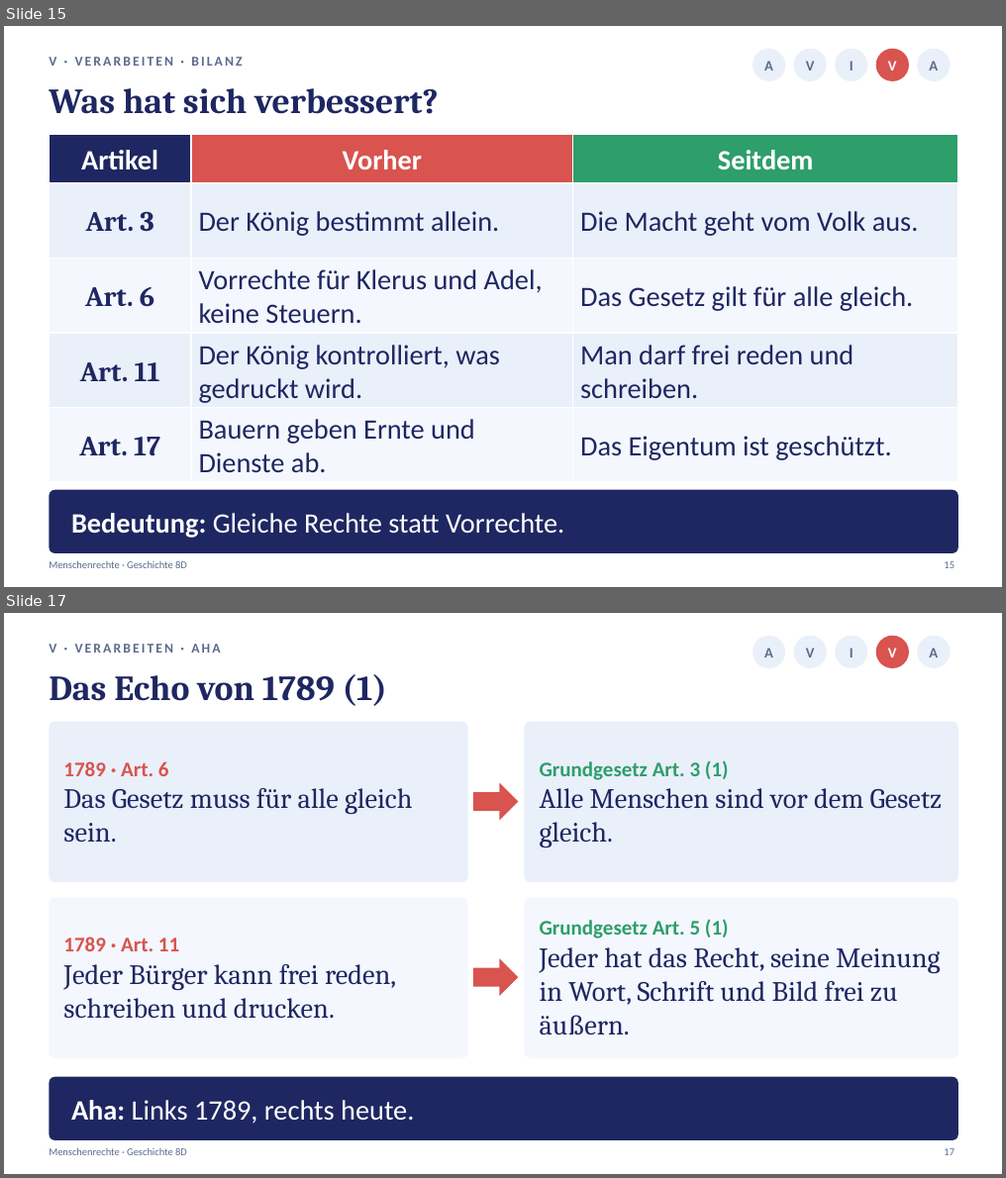
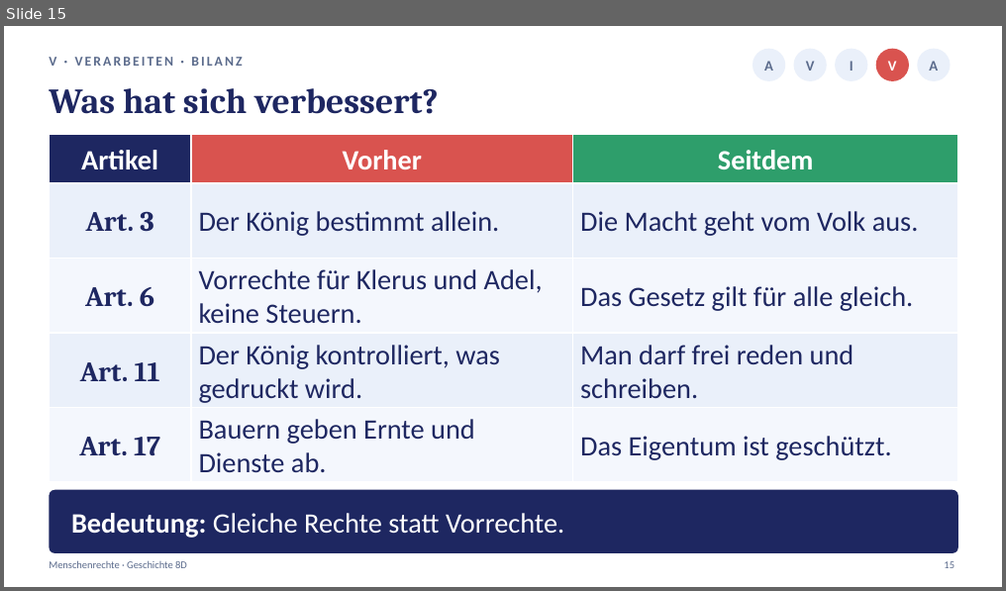
Before and after one commit to golzkonstantin-gif/Schule, a slide deck: Geschichte_8D/Stunde4_Menschenrechte/Praesentation_Stunde4_Menschenrechte_8D.pptx. Shown one above the other, each under a label of ours: slides 15 and 17 before the commit, slide 15 after it; the slides between them are not shown. The pictures are 1006x1178 and 1006x591 pixels, drawn with LibreOffice and Linux fonts; fonts in the diff are those of the drawing. Boxes give left, top, right and bottom in pixels: in the first picture for what was removed or moved away, otherwise in the second. Text is boxed around its words. In the diff, an @@ line names an element or a change of style, - is before the commit and + after.

```diff
--- a/Geschichte_8D/Stunde4_Menschenrechte/Praesentation_Stunde4_Menschenrechte_8D.pptx
+++ b/Geschichte_8D/Stunde4_Menschenrechte/Praesentation_Stunde4_Menschenrechte_8D.pptx
@@ slide 17 removed at box(4, 613, 1002, 1174), background #FFFFFF @@
@@ ellipse removed at box(752, 636, 785, 668) @@
@@ ellipse removed at box(794, 636, 827, 668) @@
@@ ellipse removed at box(835, 636, 868, 668) @@
@@ ellipse removed at box(876, 636, 909, 668) @@
@@ ellipse removed at box(918, 636, 950, 668) @@
@@ text removed at box(49, 644, 220, 653) @@
-V · VERARBEITEN · AHA
@@ text removed at box(764, 648, 773, 658) @@
-A
@@ text removed at box(806, 648, 815, 658) @@
-V
@@ text removed at box(849, 648, 853, 658) @@
-I
@@ text removed at box(888, 648, 897, 658) @@
-V
@@ text removed at box(929, 648, 938, 658) @@
-A
@@ text removed at box(49, 674, 387, 706) @@
-Das Echo von 1789 (1)
@@ rounded rectangle removed at box(49, 722, 468, 882) @@
@@ rounded rectangle removed at box(525, 722, 958, 882) @@
@@ text removed at box(540, 761, 943, 848) @@
-Grundgesetz Art. 3 (1)
-Alle Menschen sind vor dem Gesetz gleich.
@@ text removed at box(63, 761, 413, 842) @@
-1789 · Art. 6
-Das Gesetz muss für alle gleich sein.
@@ right arrow removed at box(473, 783, 519, 820) @@
@@ rounded rectangle removed at box(49, 897, 468, 1059) @@
@@ rounded rectangle removed at box(525, 897, 958, 1059) @@
@@ text removed at box(63, 937, 396, 1018) @@
-1789 · Art. 11
-Jeder Bürger kann frei reden, schreiben und drucken.
@@ text removed at box(540, 919, 941, 1035) @@
-Grundgesetz Art. 5 (1)
-Jeder hat das Recht, seine Meinung in Wort, Schrift und Bild frei zu äußern.
@@ right arrow removed at box(473, 959, 519, 996) @@
@@ rounded rectangle removed at box(49, 1077, 958, 1141) @@
@@ text removed at box(71, 1100, 414, 1124) @@
-Aha: Links 1789, rechts heute.
@@ text removed at box(49, 1148, 187, 1156) @@
-Menschenrechte · Geschichte 8D
@@ text removed at box(944, 1149, 954, 1156) @@
-17
```
Also in this commit, not shown: 6 slides changed, 3 slides added, 1 other slide removed, 18 other files.
